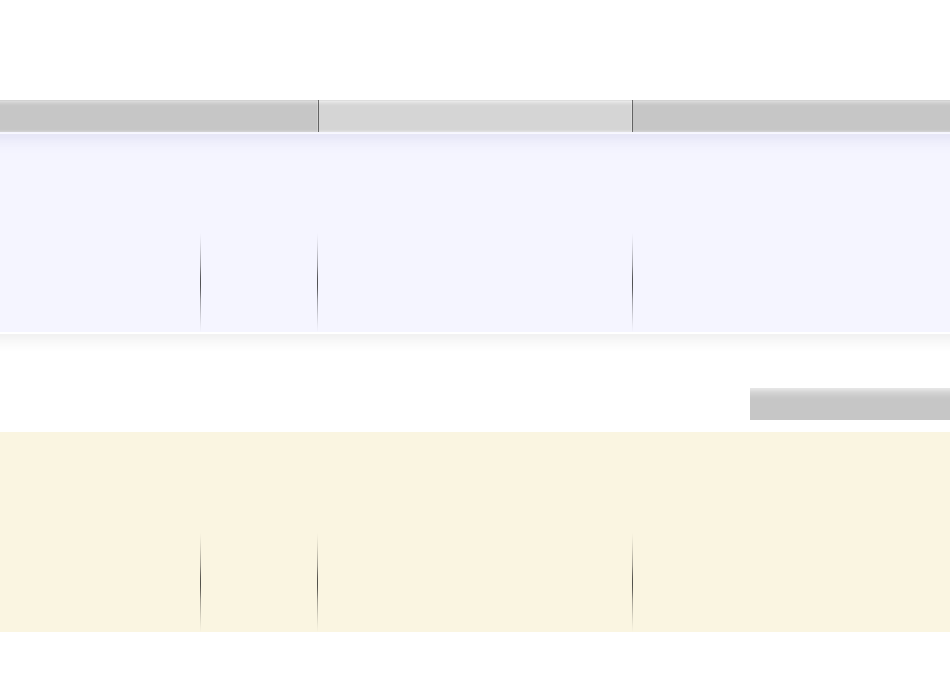
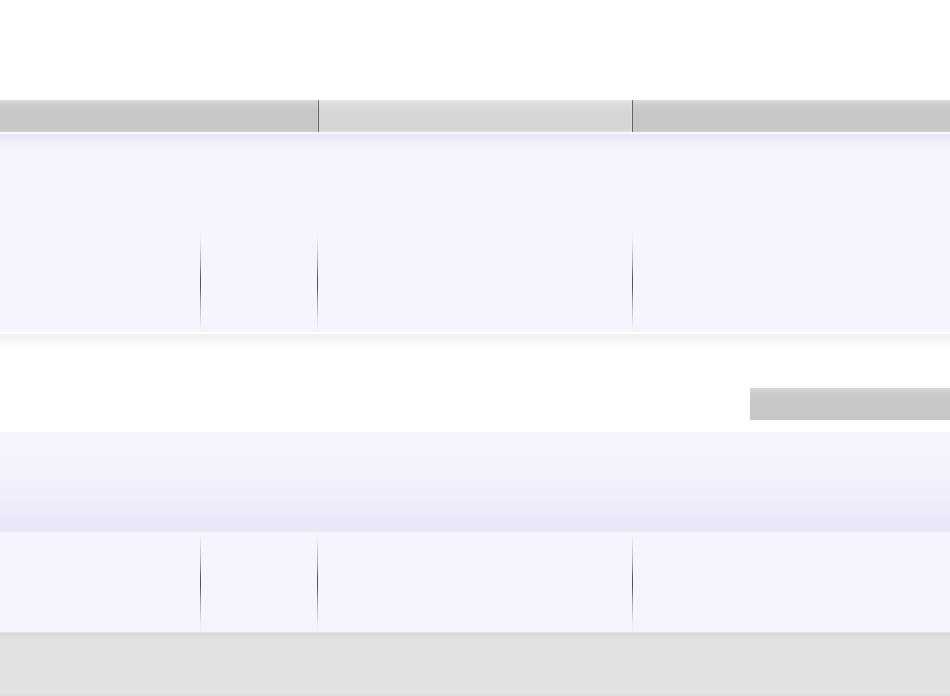
Layer changes from the first 950×696 image to the second:
painted on "navbar" over (0, 100, 950, 109)
painted on "widget header" over (750, 388, 950, 395)
painted on "footer widgets" over (0, 432, 950, 532)
painted on "footer boxes" over (0, 532, 950, 632)
painted on "footer" over (0, 632, 950, 696)
